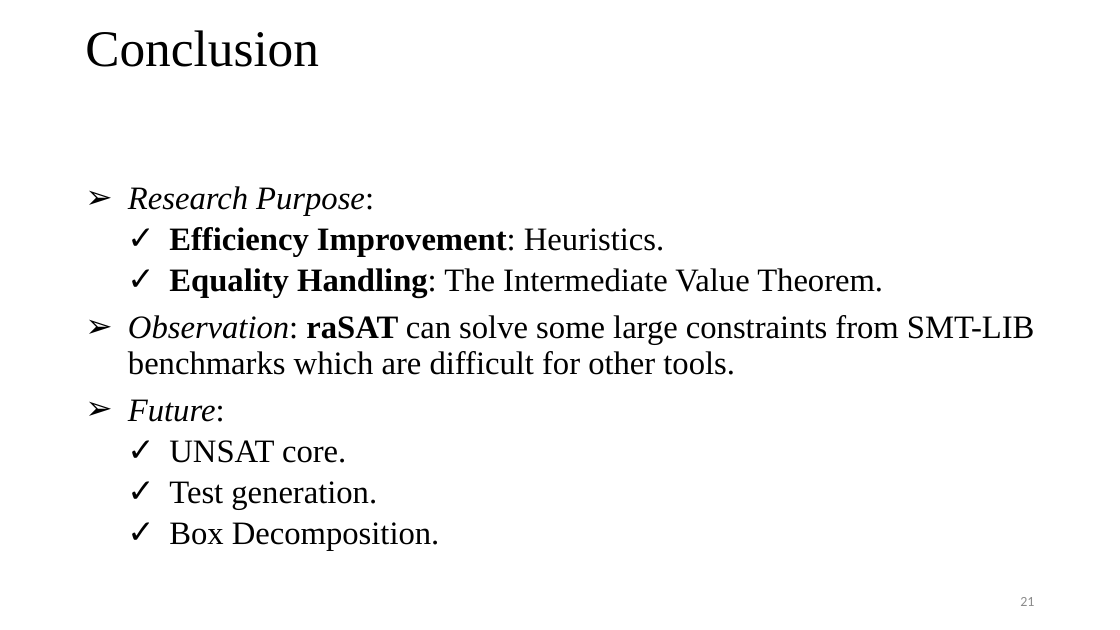
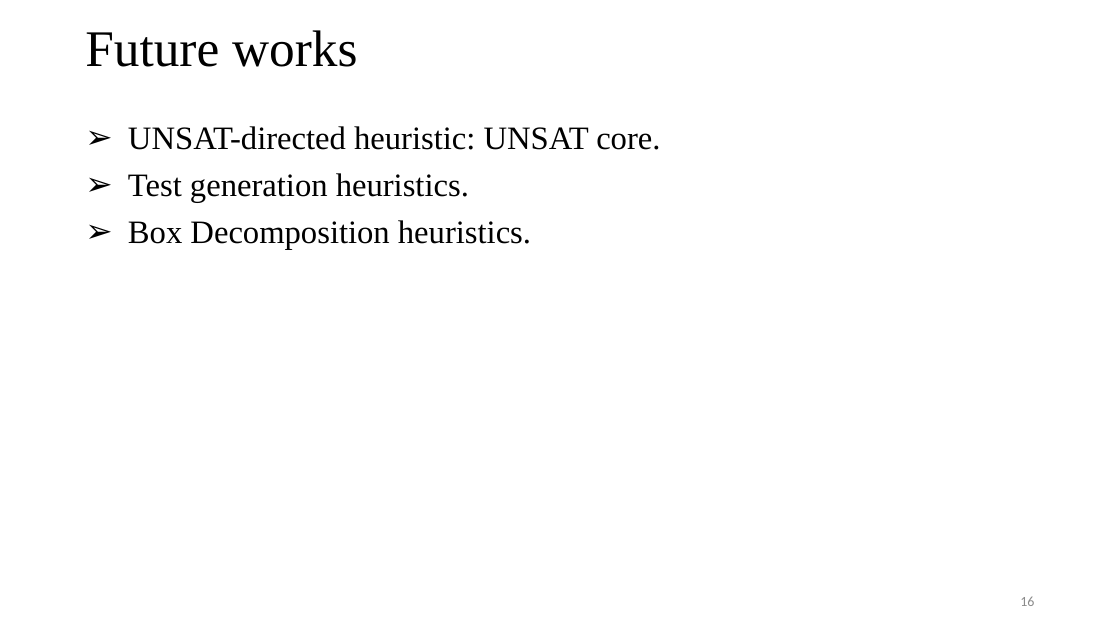
Before and after one commit to tungvx/raSAT, a slide deck: slide 16 of report/thesis/presentation.pptx (slide 21 before the commit). Drawn at 1120x630 pixels with LibreOffice and Linux fonts; fonts in the diff are those of the drawing. Boxes give left, top, right and bottom in pixels: in the first picture for what was removed or moved away, otherwise in the second. Text is boxed around its words. In the diff, an @@ line names an element or a change of style, - is before the commit and + after.

```diff
--- a/report/thesis/presentation.pptx
+++ b/report/thesis/presentation.pptx
@@ title at (85, 30, 357, 67): text changed @@
-Conclusion
+Future works
@@ text at (128, 126, 660, 249): text changed @@
-➢ Research Purpose:
-  ✓ Efficiency Improvement: Heuristics.
-  ✓ Equality Handling: The Intermediate Value Theorem.
-➢ Observation: raSAT can solve some large constraints from SMT-LIB benchmarks which are difficult for other tools.
-➢ Future:
-  ✓ UNSAT core.
-  ✓ Test generation.
-  ✓ Box Decomposition.
+➢ UNSAT-directed heuristic: UNSAT core.
+➢ Test generation heuristics.
+➢ Box Decomposition heuristics.
@@ page number at (1020, 597, 1034, 606): text changed @@
-21
+16
```
Also in this commit, not shown: 12 other slides changed, 2 slides added, 7 slides removed.
